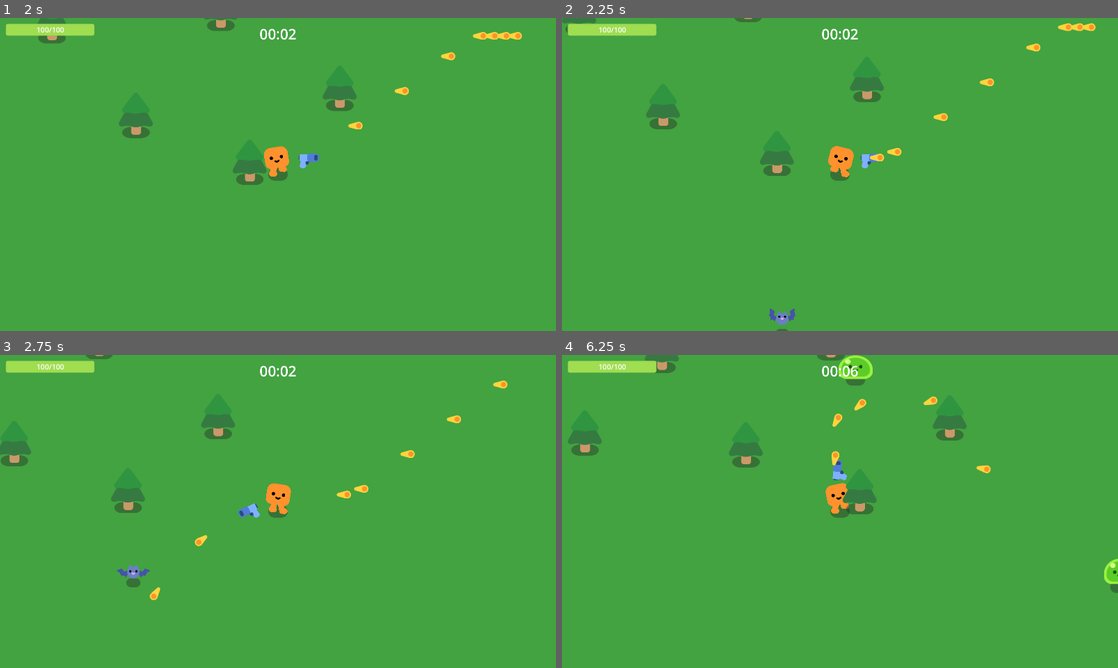
Above: before the commit, frames 1-4 (two rows, left to right).
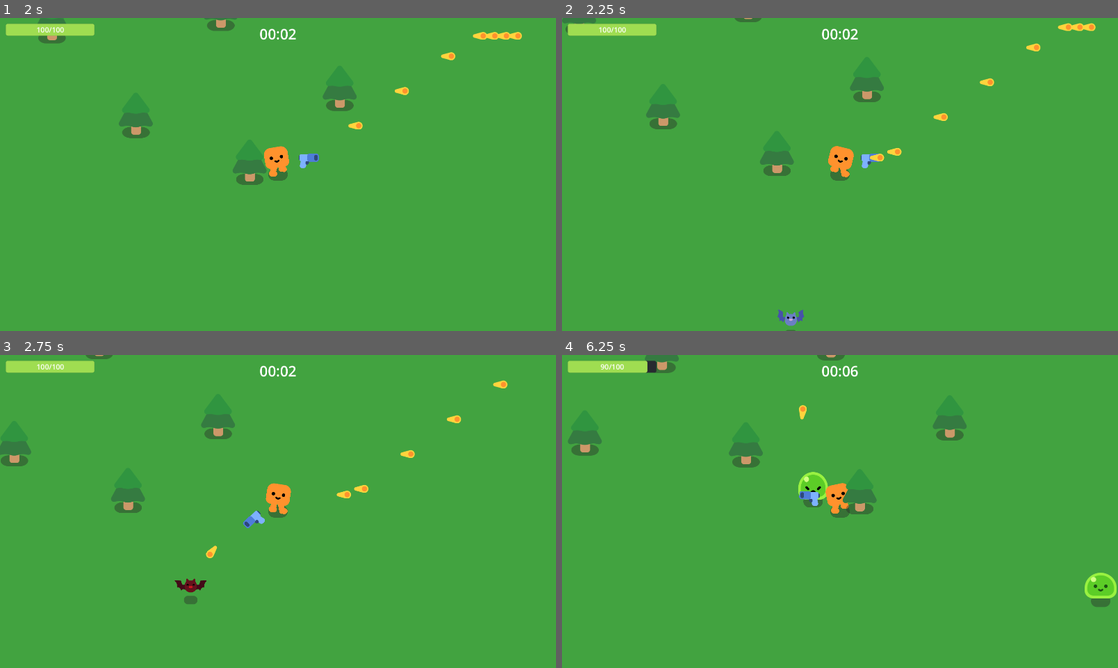
Above: after the commit, the same moments.

Repository: Gatreh/vampire-survivors-clone
Game: Godot game, scene res://Game.tscn
Two runs of this game, one before a commit and one after it. Both use one fixed random seed, a clock stepped at 60 frames per second and the inputs below.
Inputs:
- Up to frame 1 (2 s): tap Enter at 0.5 s; hold D (move_right) 0.53-1.28 s; hold S (move_down) from 1.28 s (still down)
- Up to frame 2 (2.25 s): release S (move_down) at 2.03 s; hold D (move_right) from 2.03 s (still down)
- Up to frame 3 (2.75 s): keep holding D (move_right)
- Up to frame 4 (6.25 s): release D (move_right) at 2.78 s; hold W (move_up) 2.78-3.53 s; hold A (move_left) 3.53-5.03 s; hold S (move_down) 5.03-5.78 s; hold D (move_right) from 5.78 s (still down)

Frame 1 is identical in both runs. In frame 2, 0.2% of the frame differs, in the area x 37-44%, y 92-100%; in frame 3, 0.7%; in frame 4, 2.0%, in the area x 6-100%, y 0-81%.

Commit message:
Added a basic implementation of default stats, not really happy with it but it works fine.

Diff:
--- a/Bat_Mob.gd
+++ b/Bat_Mob.gd
@@ -1 +1,15 @@
 extends Mob_Behavior
+
+var DEFAULT_STATS = {
+	"HEALTH" : 5,
+	"SPEED": 600,
+	"DAMAGE": 2,
+	"RANGE": 0,
+	"LIFETIME": 0.00 # in seconds
+}
+
+func SetStats():
+
+	for stat in STATS:
+		if STATS[stat] == 0:
+			STATS[stat] = DEFAULT_STATS[stat]
--- a/Game.gd
+++ b/Game.gd
@@ -30,16 +30,10 @@
 	var new_mob = mobs[mob].instantiate()
 	if mob == SLIME:
 		new_mob.mobName = "Slime"
-		new_mob.STATS.HEALTH = 15
-		new_mob.STATS.SPEED = 300
-		new_mob.STATS.DAMAGE = 5
-		new_mob.movement = new_mob.DIRECTION.UP
+		new_mob.movement = new_mob.DIRECTION.PLAYER
 	elif mob == BAT:
 		new_mob.mobName = "Bat"
-		new_mob.STATS.HEALTH = 5
-		new_mob.STATS.SPEED = 600
-		new_mob.STATS.DAMAGE = 2
-		new_mob.movement = new_mob.DIRECTION.UP
+		new_mob.movement = new_mob.DIRECTION.PLAYER
 	%PathFollow2D.progress_ratio = randf()
 	new_mob.global_position = %PathFollow2D.global_position
 	add_child(new_mob)
--- a/Mob_Behavior.gd
+++ b/Mob_Behavior.gd
@@ -28,10 +28,14 @@
 func _ready():
 	mob = get_node("%" + mobName)
 	mob.play_walk()
+	SetStats()
 	KillAfterTimeout()
 
 func _physics_process(delta):
 	Move()
+
+func SetStats(): 	# Is defined in the specific mob
+	pass			# Used to set default stats if the mob doesn't have any when spawned
 
 #region Movement
 func Move():
--- a/Slime_Mob.gd
+++ b/Slime_Mob.gd
@@ -1 +1,14 @@
 extends Mob_Behavior
+
+var DEFAULT_STATS = {
+	"HEALTH" : 15,
+	"SPEED": 300,
+	"DAMAGE": 5,
+	"RANGE": 0,
+	"LIFETIME": 0.00 # in seconds
+}
+
+func SetStats():
+	for stat in STATS:
+		if STATS[stat] == 0:
+			STATS[stat] = DEFAULT_STATS[stat]
--- a/characters/slime/slime.gd
+++ b/characters/slime/slime.gd
@@ -1,5 +1,4 @@
 extends Node2D
-
 
 func play_walk():
 	%AnimationPlayer.play("walk")
